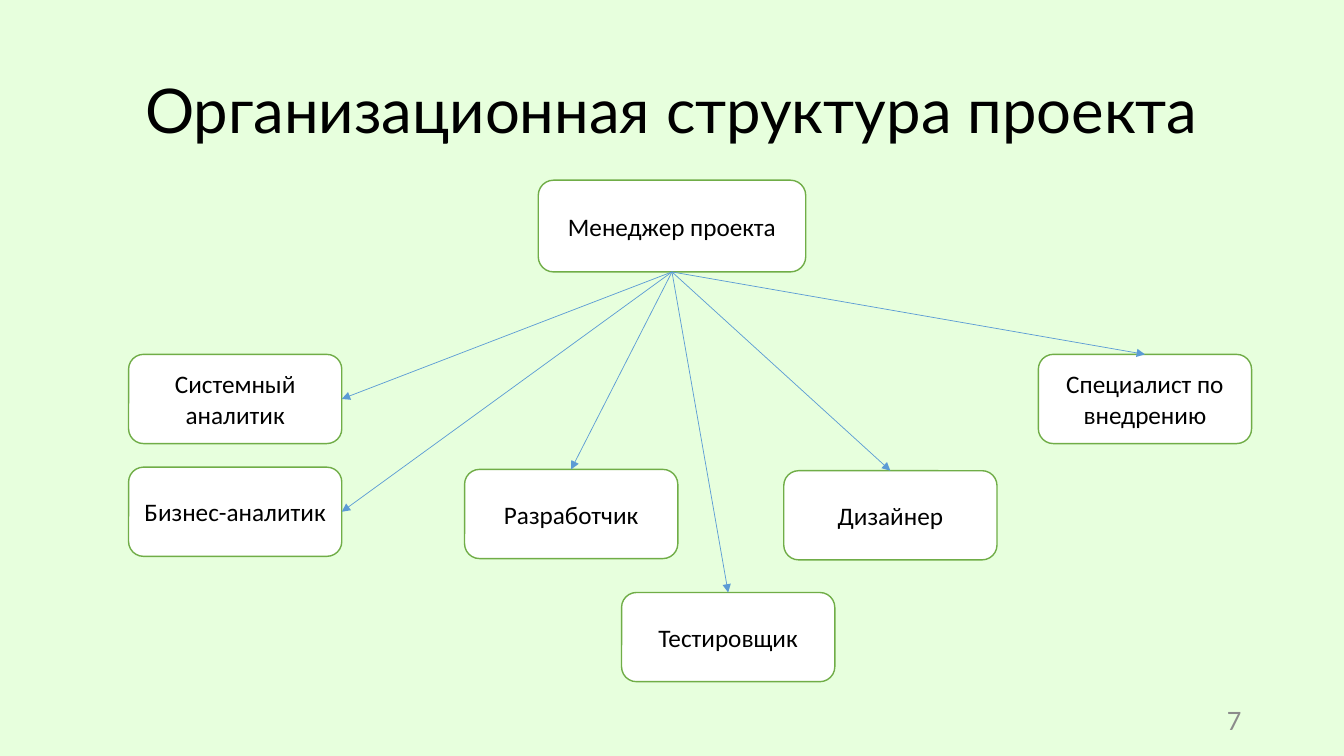
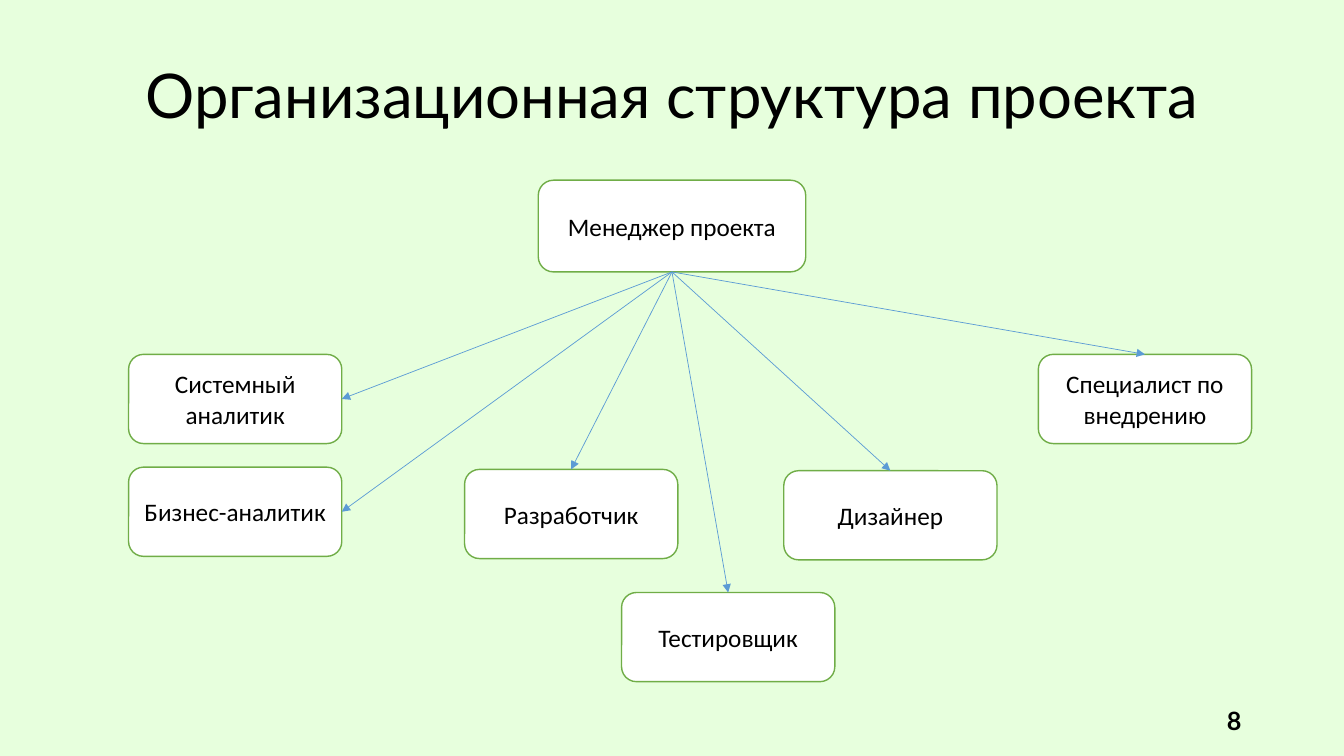
Before and after one commit to R0bari/MessageDeliveryService, a slide deck: slide 8 of Презентация/Сухарев. ВКР.pptx (slide 7 before the commit). Drawn at 1344x756 pixels with LibreOffice and Linux fonts; fonts in the diff are those of the drawing. Boxes give left, top, right and bottom in pixels: in the first picture for what was removed or moved away, otherwise in the second. Text is boxed around its words. In the diff, an @@ line names an element or a change of style, - is before the commit and + after.

```diff
--- a/Презентация/Сухарев. ВКР.pptx
+++ b/Презентация/Сухарев. ВКР.pptx
@@ title "Организационная структура проекта": place and size @@
-title "Организационная структура проекта" at <box>145,88,1198,144</box>
+title "Организационная структура проекта" at <box>146,73,1198,129</box>
@@ page number at <box>1227,711,1242,731</box>: text changed; text colour #8C8C8C to #000000; bold on @@
-7
+8
```
Also in this commit, not shown: 10 other slides changed, 2 slides added, 10 other files.
